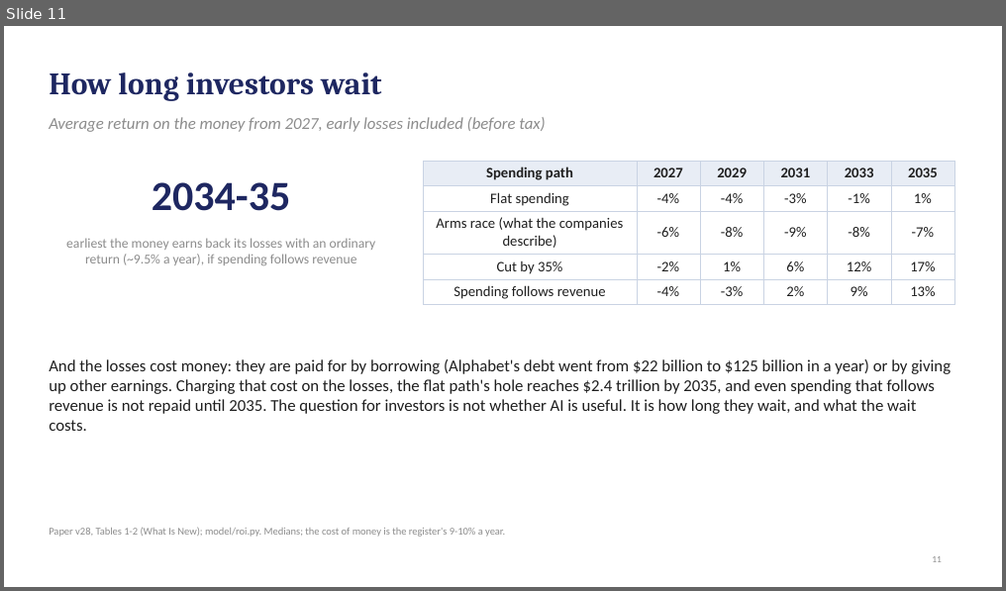
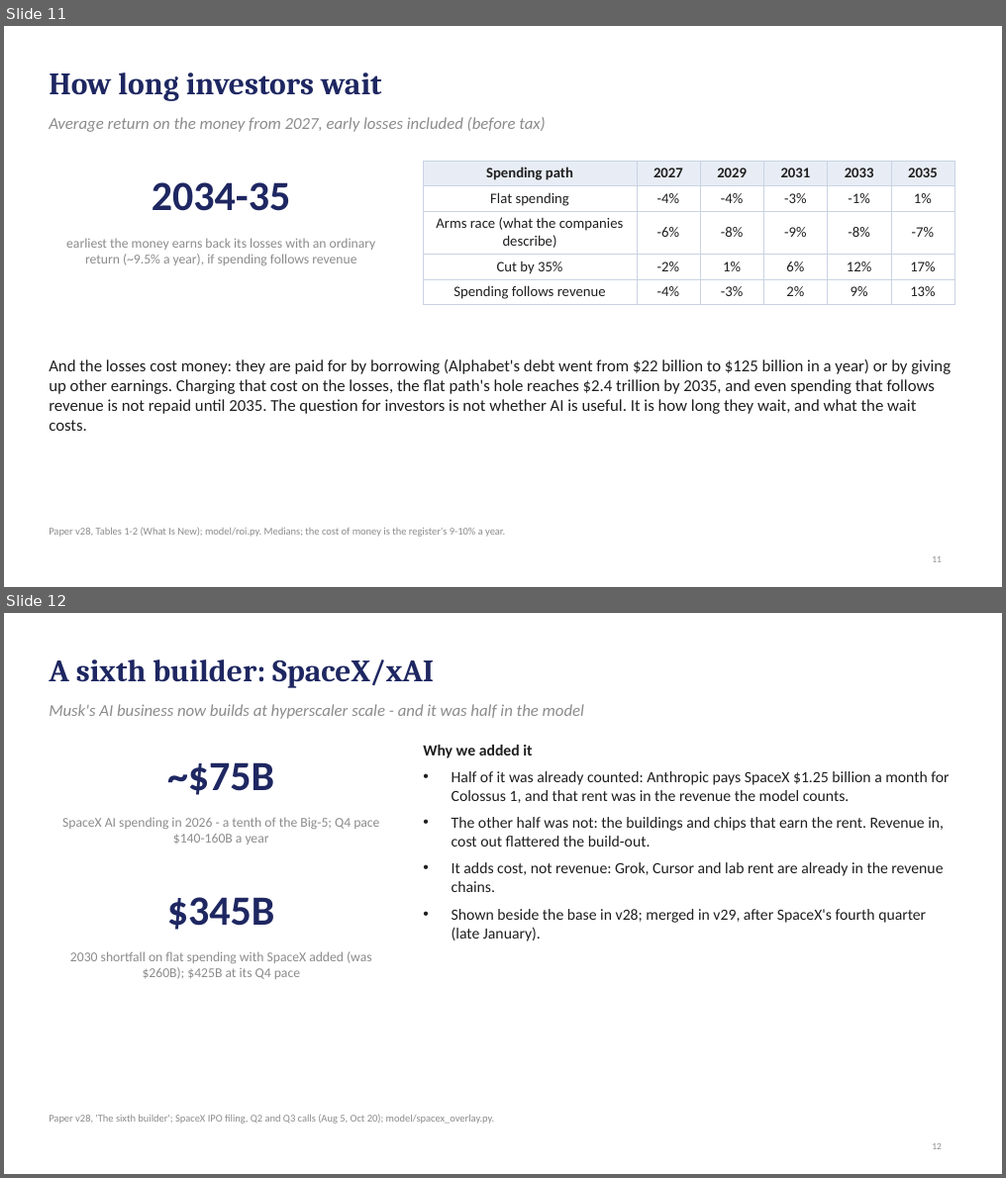
Before and after one commit to desfitz/ai-compute-limits, a slide deck: paper/easy_deck_v29.pptx. Shown one above the other, each under a label of ours: slide 11 before the commit, slides 11 and 12 after it. The pictures are 1006x591 and 1006x1178 pixels, drawn with LibreOffice and Linux fonts; fonts in the diff are those of the drawing. Boxes give left, top, right and bottom in pixels: in the first picture for what was removed or moved away, otherwise in the second. Text is boxed around its words. In the diff, an @@ line names an element or a change of style, - is before the commit and + after.

```diff
--- a/paper/easy_deck_v29.pptx
+++ b/paper/easy_deck_v29.pptx
@@ slide 12 added at [4,613,1002,1174], background #FFFFFF @@
@@ title added at [49,660,434,688], 30 pt, text #1E2761, bold @@
+A sixth builder: SpaceX/xAI
@@ text added at [49,704,584,719], 16 pt, text #8C8C8C, italic @@
+Musk's AI business now builds at hyperscaler scale - and it was half in the model
@@ text added at [423,745,948,942], 15 pt, text #1F1F1F @@
+Why we added it
+• Half of it was already counted: Anthropic pays SpaceX $1.25 billion a month for Colossus 1, and that rent was in the revenue the model counts.
+• The other half was not: the buildings and chips that earn the rent. Revenue in, cost out flattered the build-out.
+• It adds cost, not revenue: Grok, Cursor and lab rent are already in the revenue chains.
+• Shown beside the base in v28; merged in v29, after SpaceX's fourth quarter (late January).
@@ text added at [167,762,274,795], 40 pt, text #1E2761, bold @@
+~$75B
@@ text added at [62,817,379,845], 13 pt, text #8C8C8C @@
+SpaceX AI spending in 2026 - a tenth of the Big-5; Q4 pace $140-160B a year
@@ text added at [167,897,275,930], 40 pt, text #1E2761, bold @@
+$345B
@@ text added at [70,952,372,979], 13 pt, text #8C8C8C @@
+2030 shortfall on flat spending with SpaceX added (was $260B); $425B at its Q4 pace
@@ text added at [49,1114,495,1124], 10 pt, text #8C8C8C @@
+Paper v28, 'The sixth builder'; SpaceX IPO filing, Q2 and Q3 calls (Aug 5, Oct 20); model/spacex_overlay.py.
@@ page number added at [932,1144,942,1150], 9 pt, text #8C8C8C @@
+12
```
Also in this commit, not shown: 2 slides changed, 8 other files.
